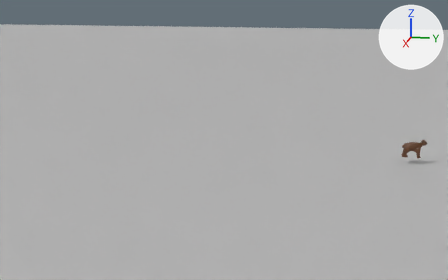
Before and after pictures for a commit that changed the FBX model assets/bear_walk.fbx.
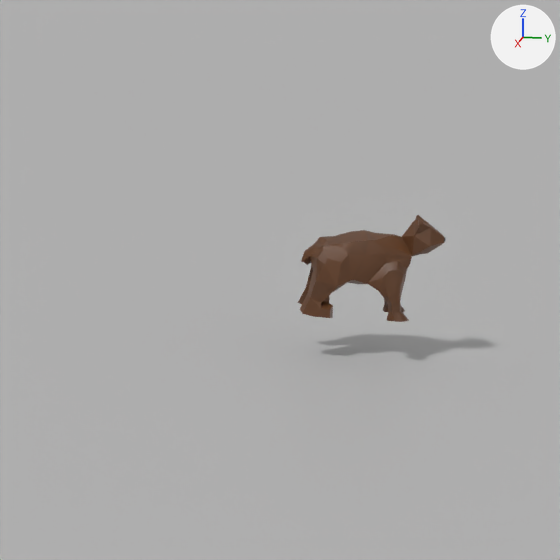
The first picture shows the older version from a camera (50 mm lens) standing at (2.061, -0.251, 0.494) and looking at (-0.007, -0.665, -0.023). The close-ups show both versions on the part from 78% to 100% of the width and 36% to 72% of the height of that picture. The axes (+X, +Y, +Z) are drawn at upper right. The lights are the same throughout. Where no turn or scale is listed for an object, it has been applied to the vertices.

The first close-up shows 'bear', 'pCube1'.
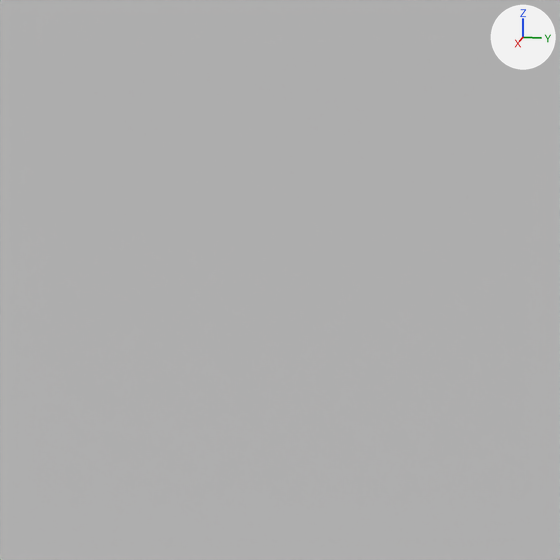
What differs and where, as boxes (x1, y1, x2, y2) in the close-ups (560 x 560 px):
'bear', moved (not visible afterwards)
    before: (298, 215, 446, 322)

Edits to the bpy script that builds the scene:
```text
Change ob_bear:
    ob_bear.location: (0.0, 0.0, 0.0) -> (0.0, -1.3653, 0.0)
```
